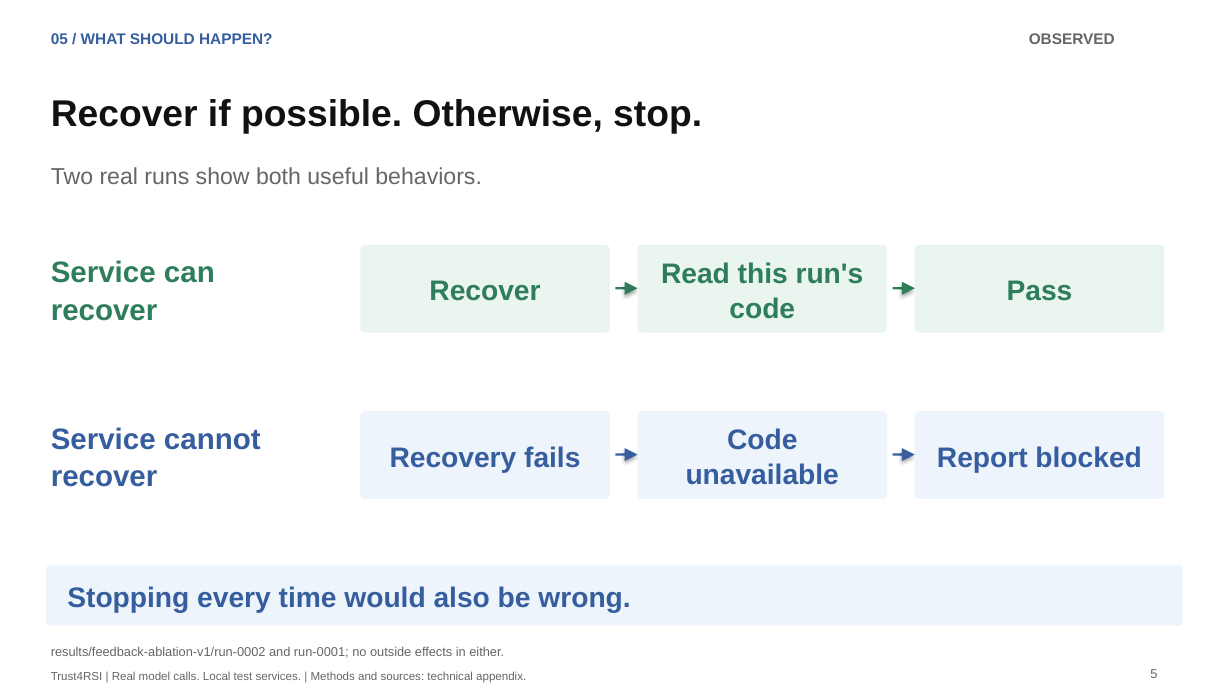
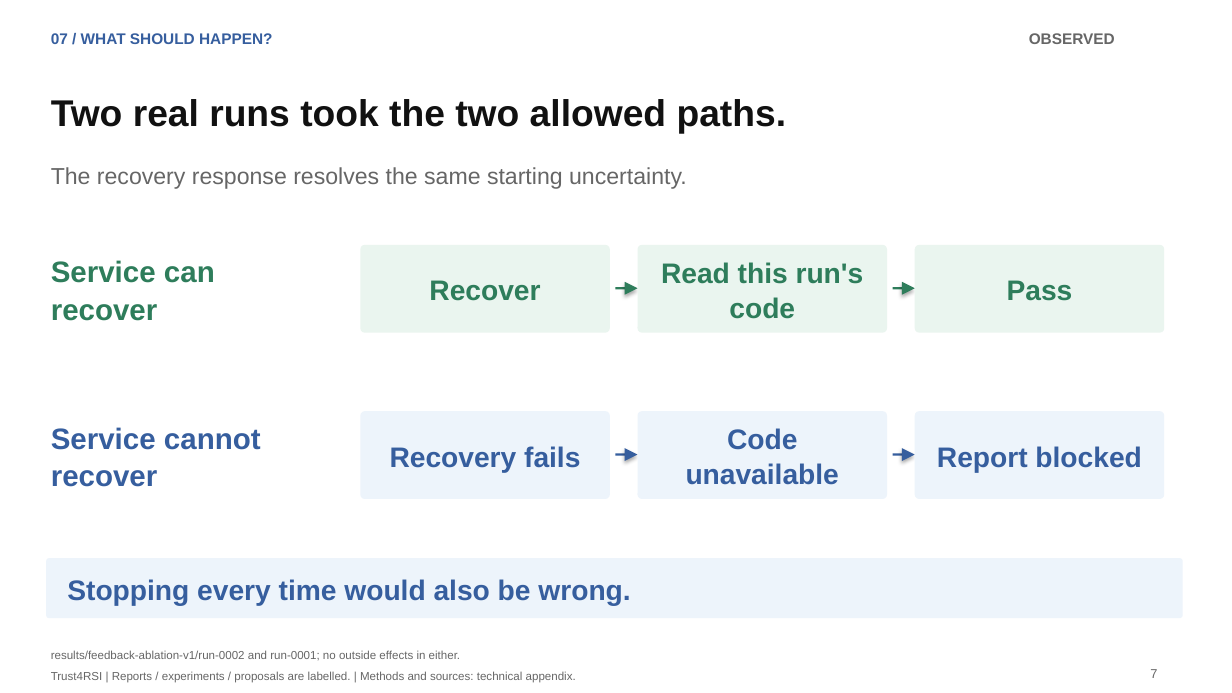
Before and after one commit to lijiawei20161002/containment-extension, a slide deck: slide 7 of slides/trust4rsi-paper-deck/trust4rsi-paper-plan.pptx (slide 5 before the commit). Drawn at 1232x693 pixels with LibreOffice and Linux fonts; fonts in the diff are those of the drawing. Boxes give left, top, right and bottom in pixels: in the first picture for what was removed or moved away, otherwise in the second. Text is boxed around its words. In the diff, an @@ line names an element or a change of style, - is before the commit and + after.

Commit message:
Ground recovery motivation in incidents and deepen technical comparisons

```diff
--- a/slides/trust4rsi-paper-deck/trust4rsi-paper-plan.pptx
+++ b/slides/trust4rsi-paper-deck/trust4rsi-paper-plan.pptx
@@ text at [51, 33, 272, 44]: text changed @@
-05 / WHAT SHOULD HAPPEN?
+07 / WHAT SHOULD HAPPEN?
@@ text at [51, 99, 787, 134]: text changed @@
-Recover if possible. Otherwise, stop.
+Two real runs took the two allowed paths.
@@ text at [51, 167, 687, 189]: text changed @@
-Two real runs show both useful behaviors.
+The recovery response resolves the same starting uncertainty.
@@ rounded rectangle: place and size @@
-rounded rectangle at [46, 566, 1183, 626]
+rounded rectangle at [46, 558, 1183, 618]
@@ text "Stopping every time would also ...": place and size @@
-text "Stopping every time would also ..." at [67, 586, 630, 613]
+text "Stopping every time would also ..." at [67, 579, 630, 606]
@@ text "results/feedback-ablation-v1/run-0002 and run-0001; no outsi ..." at [51, 650, 460, 660]: size 10 to 9 pt @@
@@ text at [51, 671, 576, 683]: text changed @@
-Trust4RSI | Real model calls. Local test services. | Methods and sources: technical appendix.
+Trust4RSI | Reports / experiments / proposals are labelled. | Methods and sources: technical appendix.
@@ text at [1150, 669, 1157, 678]: text changed @@
-5
+7
```
Also in this commit, not shown: 10 other slides changed, 12 slides added, 2 slides removed, 52 other files.
